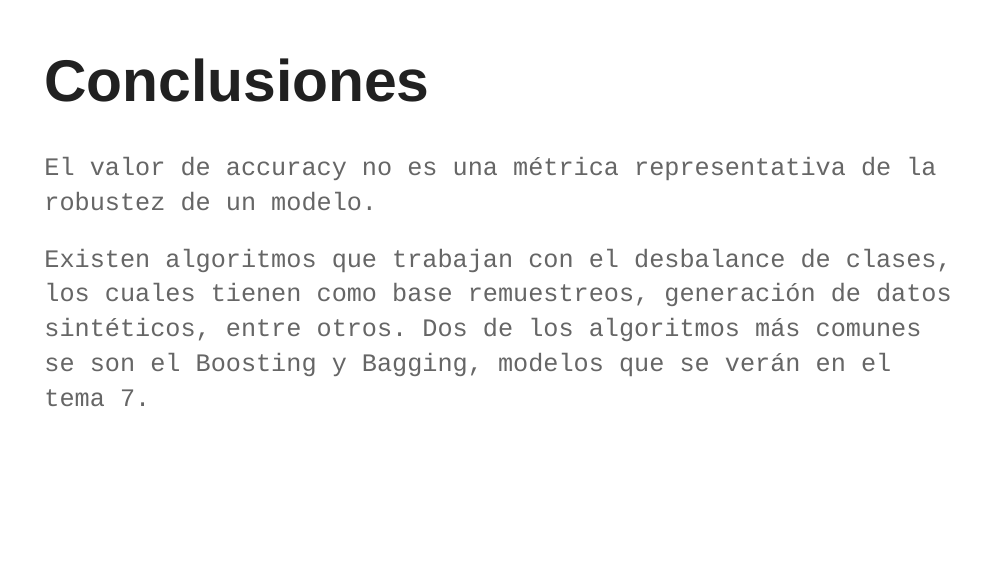
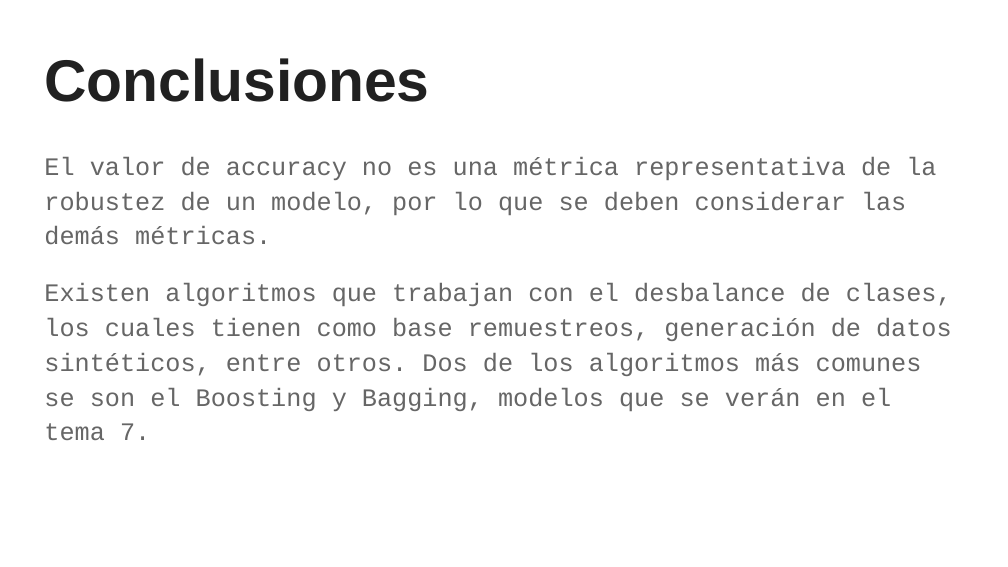
Before and after one commit to sainosmichelle/sainosmichelle.github.io, a slide deck: slide 15 of assets/files/Tema5/5. Rendimiento de los modelos.pptx (slide 12 before the commit). Drawn at 1008x567 pixels with LibreOffice and Linux fonts; fonts in the diff are those of the drawing. Boxes give left, top, right and bottom in pixels: in the first picture for what was removed or moved away, otherwise in the second. Text is boxed around its words. In the diff, an @@ line names an element or a change of style, - is before the commit and + after.

```diff
--- a/assets/files/Tema5/5. Rendimiento de los modelos.pptx
+++ b/assets/files/Tema5/5. Rendimiento de los modelos.pptx
@@ text at [44, 157, 936, 245]: text changed @@
-El valor de accuracy no es una métrica representativa de la robustez de un modelo.
+El valor de accuracy no es una métrica representativa de la robustez de un modelo, por lo que se deben considerar las demás métricas.
```
Also in this commit, not shown: 6 other slides changed, 5 slides added, 2 slides removed, 3 other files.
